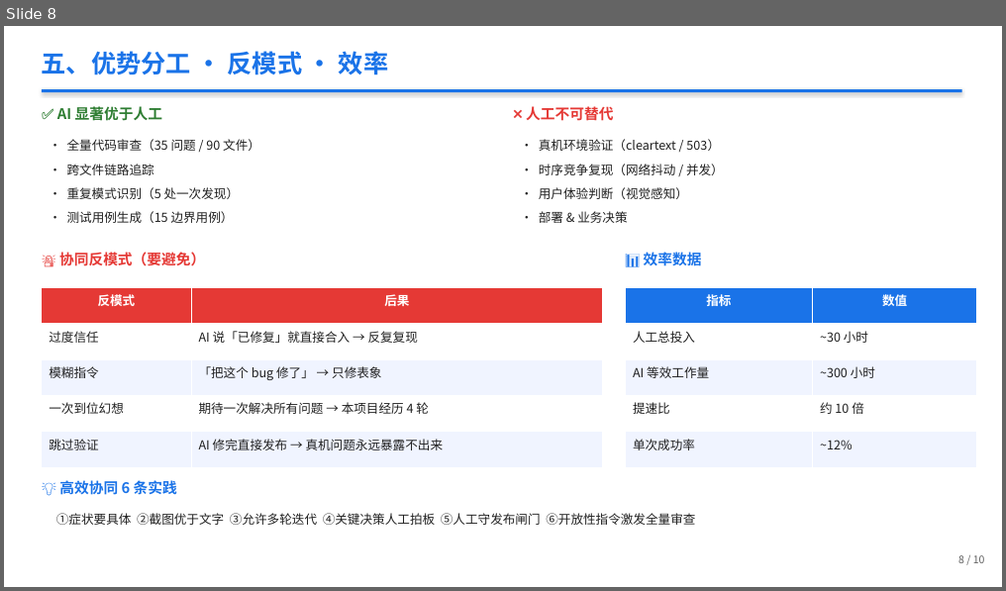
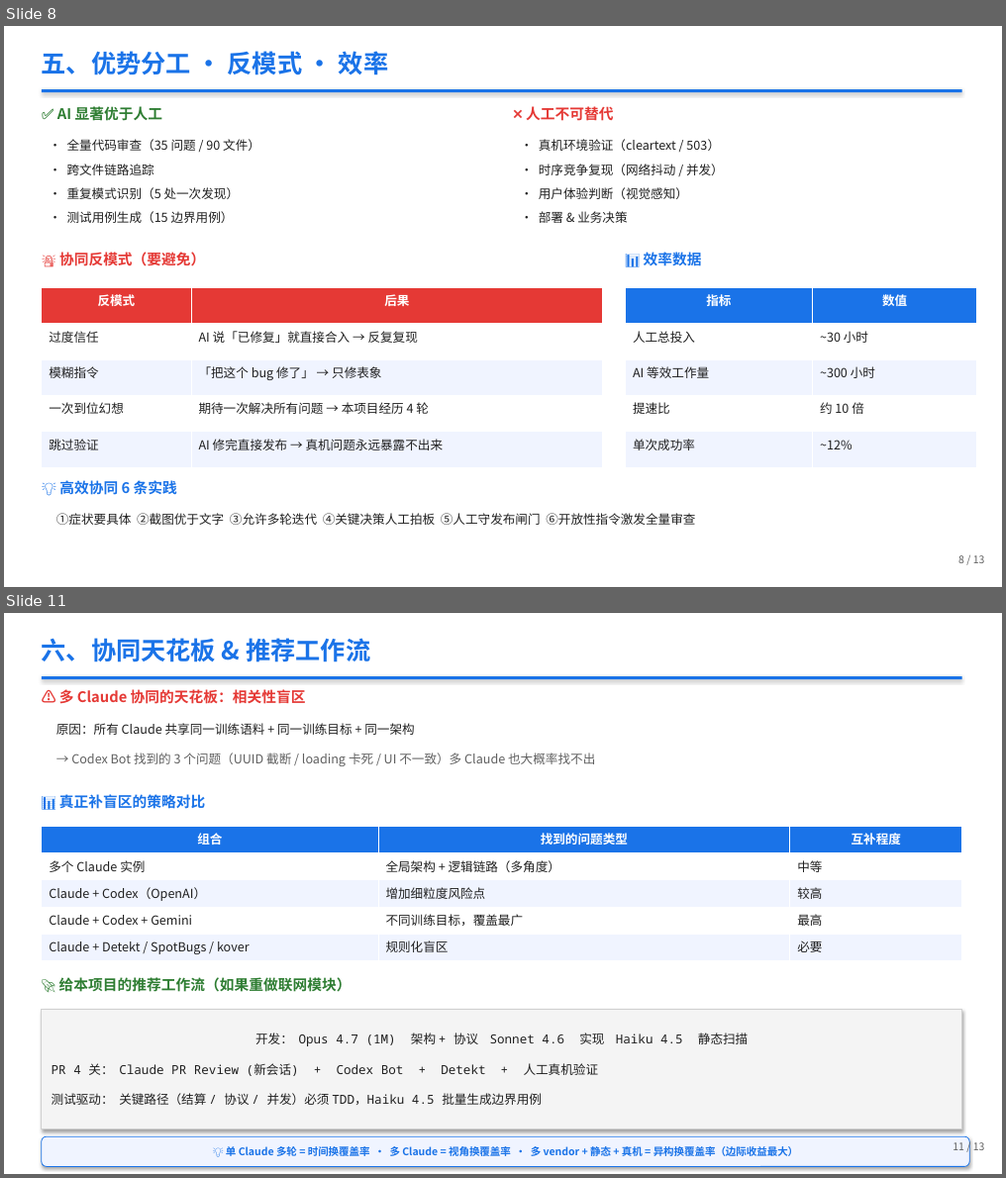
Before and after one commit to berming/AndroidAPP, a slide deck: docs/dev_summary.pptx. Shown one above the other, each under a label of ours: slide 8 before the commit, slides 8 and 11 after it; the slides between them are not shown. The pictures are 1006x591 and 1006x1178 pixels, drawn with LibreOffice and Linux fonts; fonts in the diff are those of the drawing. Boxes give left, top, right and bottom in pixels: in the first picture for what was removed or moved away, otherwise in the second. Text is boxed around its words. In the diff, an @@ line names an element or a change of style, - is before the commit and + after.

```diff
--- a/docs/dev_summary.pptx
+++ b/docs/dev_summary.pptx
@@ slide 11 added at [4,613,1002,1174], background #FFFFFF @@
@@ text added at [42,638,370,663], 24 pt, text #1A73E8, bold @@
+六、协同天花板 & 推荐工作流
@@ rectangle added at [42,676,962,679], fill #1A73E8 @@
@@ text added at [59,689,306,704], 14 pt, text #E53935, bold @@
+⚠ 多 Claude 协同的天花板：相关性盲区
@@ text added at [56,723,414,735], 12 pt, text #202020 @@
+原因：所有 Claude 共享同一训练语料 + 同一训练目标 + 同一架构
@@ text added at [71,753,595,766], 12 pt, text #606060 @@
+→ Codex Bot 找到的 3 个问题（UUID 截断 / loading 卡死 / UI 不一致）多 Claude 也大概率找不出
@@ text added at [59,794,205,809], 14 pt, text #1A73E8, bold @@
+📊 真正补盲区的策略对比
@@ table added at [42,827,962,961], 5 rows, 3 columns @@
+组合 | 找到的问题类型 | 互补程度
+多个 Claude 实例 | 全局架构 + 逻辑链路（多角度） | 中等
+Claude + Codex（OpenAI） | 增加细粒度风险点 | 较高
+Claude + Codex + Gemini | 不同训练目标，覆盖最广 | 最高
+Claude + Detekt / SpotBugs / kover | 规则化盲区 | 必要
@@ text added at [59,977,351,992], 14 pt, text #2E7D32, bold @@
+🚀 给本项目的推荐工作流（如果重做联网模块）
@@ rectangle added at [42,1010,962,1130], fill #F4F4F4, outline #D0D0D0 0.75 pt, 12 pt, text #202020 @@
+开发： Opus 4.7 (1M) 架构 + 协议 Sonnet 4.6 实现 Haiku 4.5 静态扫描
+PR 4 关： Claude PR Review (新会话) + Codex Bot + Detekt + 人工真机验证
+测试驱动： 关键路径（结算 / 协议 / 并发）必须 TDD，Haiku 4.5 批量生成边界用例
@@ rounded rectangle added at [42,1137,969,1167], fill #F0F4FF, outline #1A73E8 0.75 pt, 10 pt, text #1A73E8, bold @@
+💡 单 Claude 多轮 = 时间换覆盖率 · 多 Claude = 视角换覆盖率 · 多 vendor + 静态 + 真机 = 异构换覆盖率（边际收益最大）
@@ text added at [952,1143,985,1151], 10 pt, text #606060 @@
+11 / 13
@@ slide 8 changed as well @@
@@ text at [958,556,985,564]: text changed @@
-8 / 10
+8 / 13
```
Also in this commit, not shown: 9 other slides changed, 2 other slides added, 2 other files.
